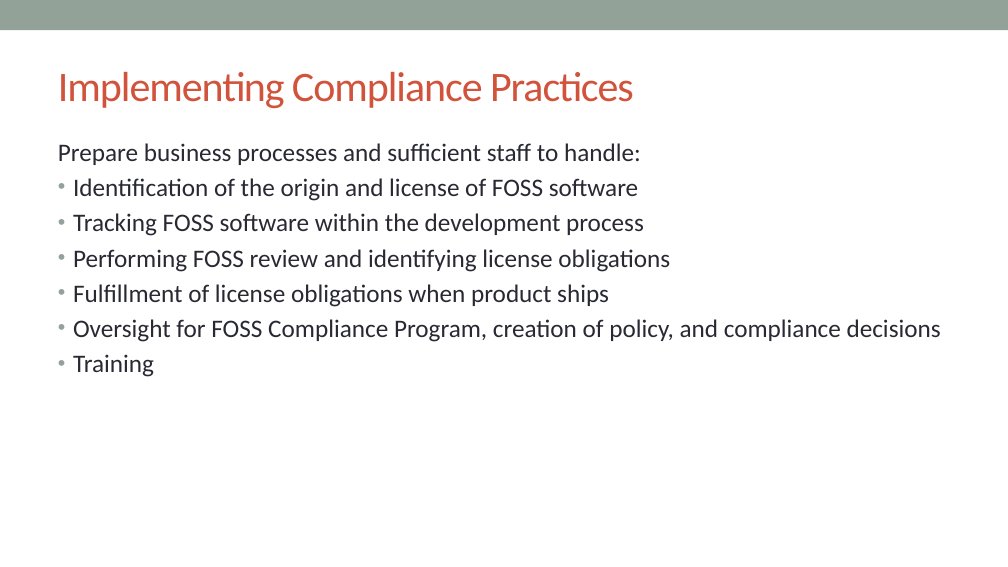
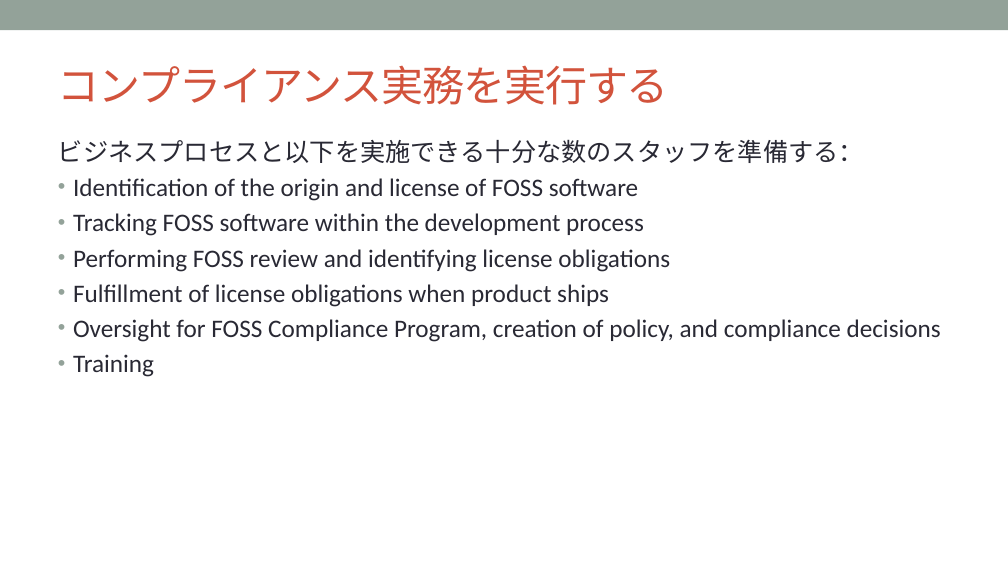
Before and after one commit to OpenChain-Project/Curriculum-Translation-JP, a slide deck: slide 29 of target/openchain-curriculum-release-2.pptx. Drawn at 1008x567 pixels with LibreOffice and Linux fonts; fonts in the diff are those of the drawing; background and template pictures are left out. Boxes give left, top, right and bottom in pixels: in the first picture for what was removed or moved away, otherwise in the second. Text is boxed around its words. In the diff, an @@ line names an element or a change of style, - is before the commit and + after.

Commit message:
28/75 slides done.

```diff
--- a/target/openchain-curriculum-release-2.pptx
+++ b/target/openchain-curriculum-release-2.pptx
@@ title at <box>58,65,669,105</box>: text changed @@
-Implementing Compliance Practices
+コンプライアンス実務を実行する
@@ text at <box>58,139,864,163</box>: text changed @@
-Prepare business processes and sufficient staff to handle:
+ビジネスプロセスと以下を実施できる十分な数のスタッフを準備する：
```
Also in this commit, not shown: 1 other slide changed, 8 other files.
